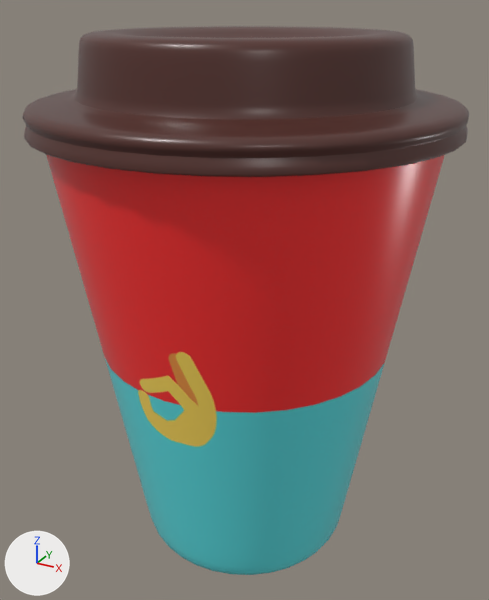
What one commit did to the glTF model apps/web/public/models/CoffeeCup.glb.
Both versions are drawn from a camera (50 mm lens) standing at (1.36, -2.49, 1.41) and looking at (-0.01, 0.01, 0.16). Lighting does not change. The marker at lower left points along +X, +Y and +Z. Where no turn or scale is listed for an object, it has been applied to the vertices. Vertices at the same position are counted once.
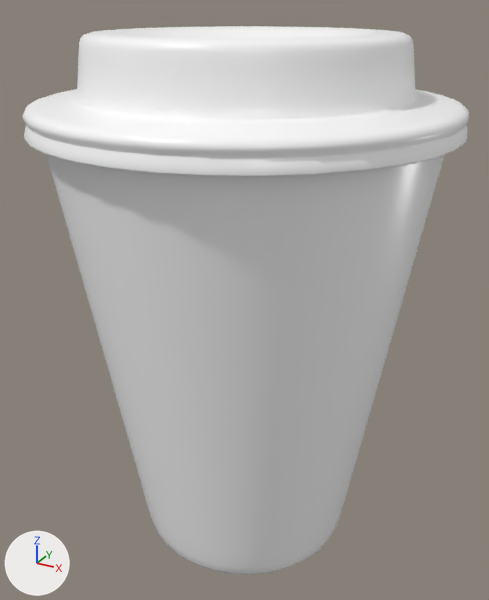
Commit message: refactor: to coffee cup model

What differs and where, as boxes [x1, y1, x2, y2] in the pictures (489 x 600 px):
'Circle', surface changed: [47, 155, 445, 575] in both
'Circle.001', recoloured (brown to white): [22, 26, 469, 177] in both

Diff of the bpy script that builds the scene:
```diff
--- a/apps/web/public/models/CoffeeCup.glb.py
+++ b/apps/web/public/models/CoffeeCup.glb.py
@@ img_material_base_color @@
+img_material_base_color = load_image('Material Base Color', '_unpacked/Material_Base_Color', 1024, 1024, 'sRGB')
@@ mat_material @@
 mat_material = principled_material('Material')
-mat_material.texture = img_untitled_design__3
+mat_material.texture = img_material_base_color
 mat_material.roughness = 0.282
@@ mat_material_001 @@
 mat_material_001 = principled_material('Material.001')
-mat_material_001.base_color = (0.0895, 0.0288, 0.0229)  # brown #542f2a
+mat_material_001.base_color = (1.0, 1.0, 1.0)  # white #ffffff
 mat_material_001.roughness = 0.327
@@ me_circle @@
 me_circle.from_pydata(...)  # 1259 vertices, 2482 faces; spans x -0.81..0.81, y -0.82..0.82, z -1.03..0.98
 # used by ob_circle; location = (0.0, 0.0, 0.0)
+# me_circle part 1: texture (UV) coordinates of 2482 of 2482 faces, centred in x -0.81..0.81, y -0.81..0.81, z -1.03..0.95, changed; they spanned u 0.01..0.94, v 0.0..1.0 and now span u 0.0..1.0, v 0.0..0.99
 me_circle.materials.append(mat_material)
```
